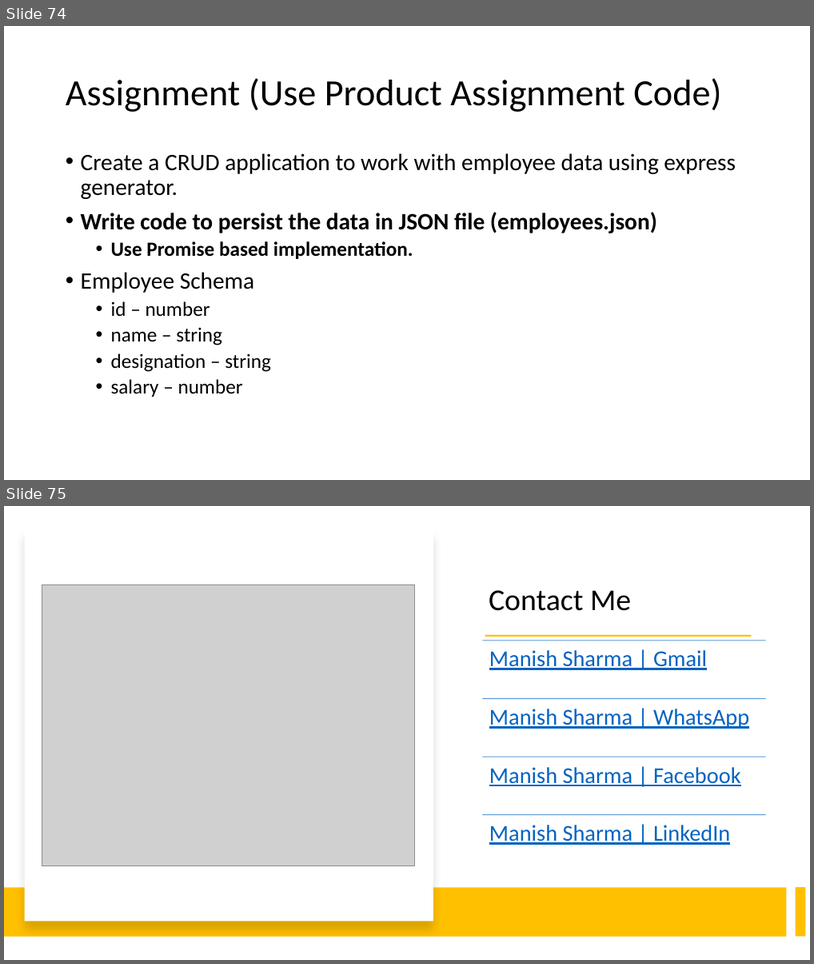
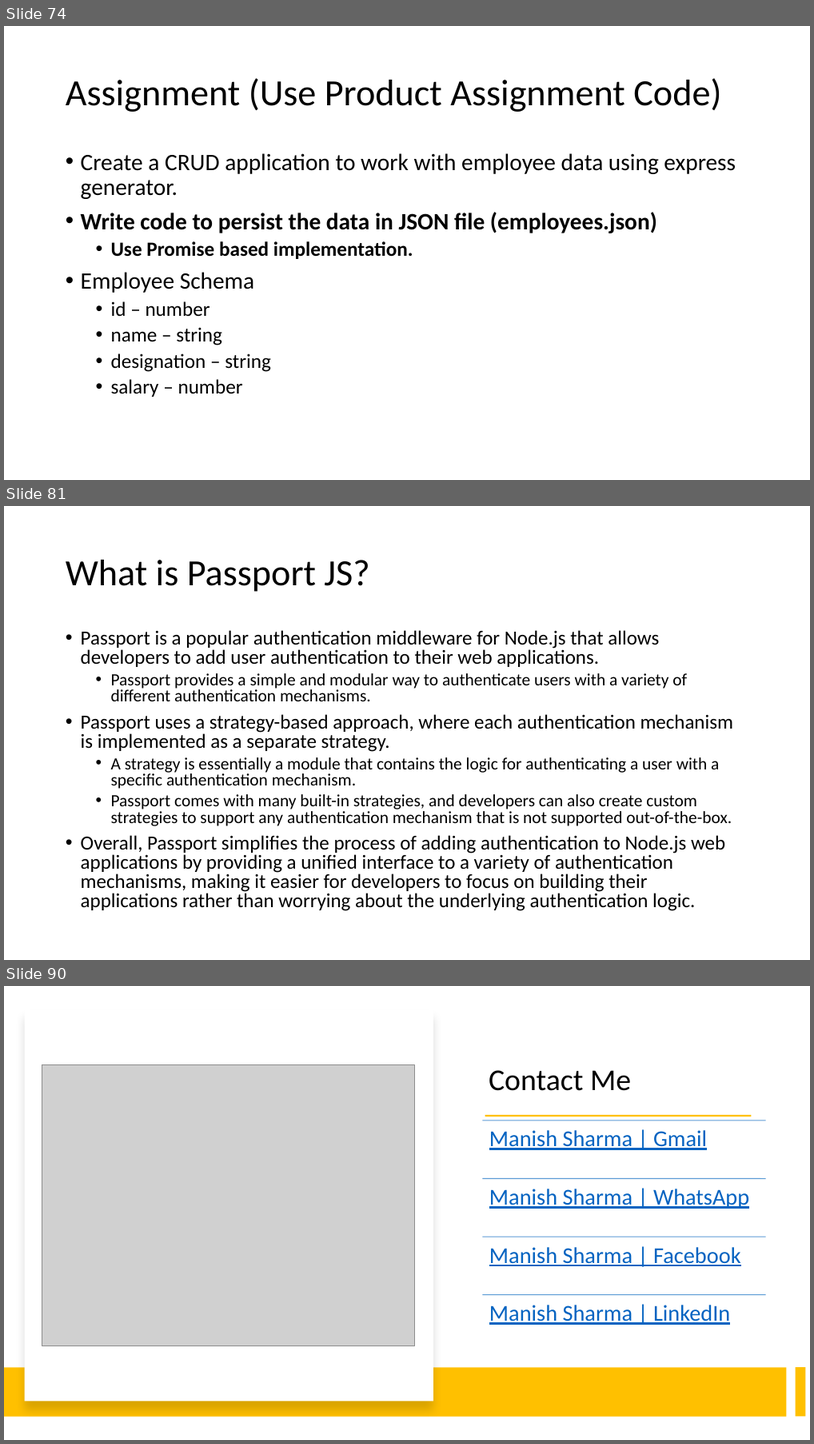
Before and after one commit to explore-with-manish/im-jan24, a slide deck: Node/Notes/Node.pptx. Shown one above the other, each under a label of ours: slides 74 and 75 before the commit, slides 74, 81 and 90 after it; the slides between them are not shown. The pictures are 814x964 and 814x1444 pixels, drawn with LibreOffice and Linux fonts; fonts in the diff are those of the drawing; grey boxes stand for pictures. Boxes give left, top, right and bottom in pixels: in the first picture for what was removed or moved away, otherwise in the second. Text is boxed around its words. In the diff, an @@ line names an element or a change of style, - is before the commit and + after.

```diff
--- a/Node/Notes/Node.pptx
+++ b/Node/Notes/Node.pptx
@@ slide 81 added at (x1=4, y1=506, x2=810, y2=960), background #FFFFFF @@
@@ title added at (x1=66, y1=560, x2=370, y2=592), 44 pt, text #000000 @@
+What is Passport JS?
@@ text added at (x1=81, y1=630, x2=734, y2=911), 23.8 pt, text #000000 @@
+• Passport is a popular authentication middleware for Node.js that allows developers to add user authentication to their web applications.
+  • Passport provides a simple and modular way to authenticate users with a variety of different authentication mechanisms.
+• Passport uses a strategy-based approach, where each authentication mechanism is implemented as a separate strategy.
+  • A strategy is essentially a module that contains the logic for authenticating a user with a specific authentication mechanism.
+  • Passport comes with many built-in strategies, and developers can also create custom strategies to support any authentication mechanism that is not supported out-of-the-box.
+• Overall, Passport simplifies the process of adding authentication to Node.js web applications by providing a unified interface to a variety of authentication mechanisms, making it easier for developers to focus on building their applications rather than worrying about the underlying authentication logic.
@@ what was slide 75 is now slide 90 @@
```
Also in this commit, not shown: 14 other slides added, 20 other files.
